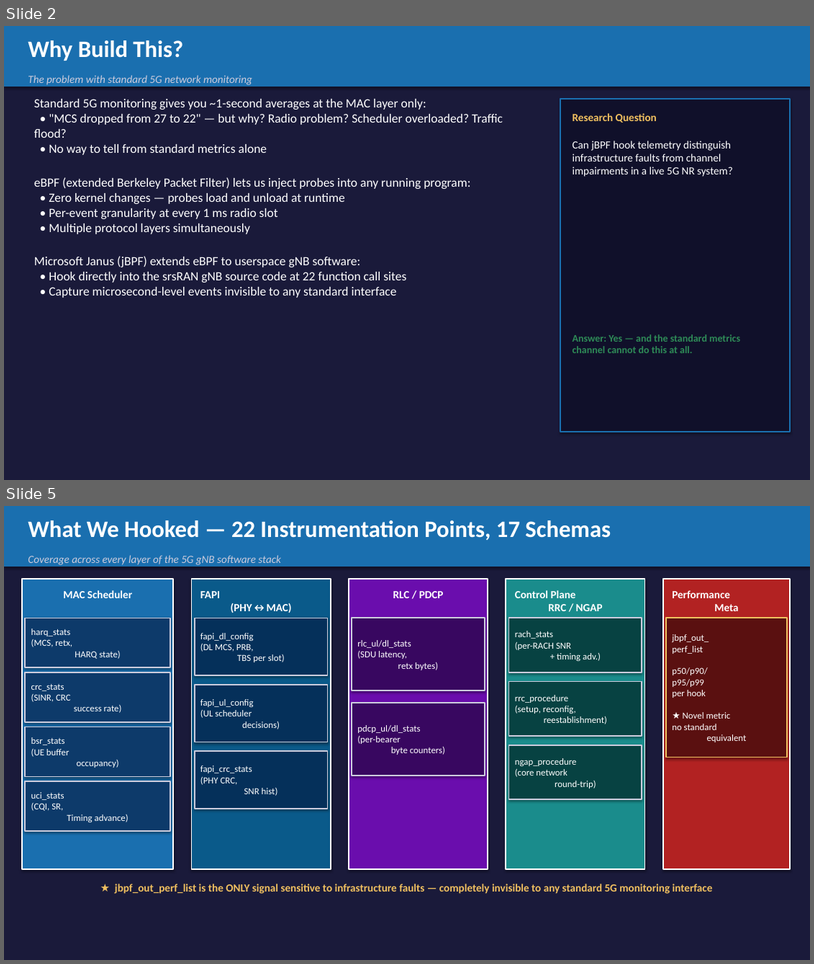
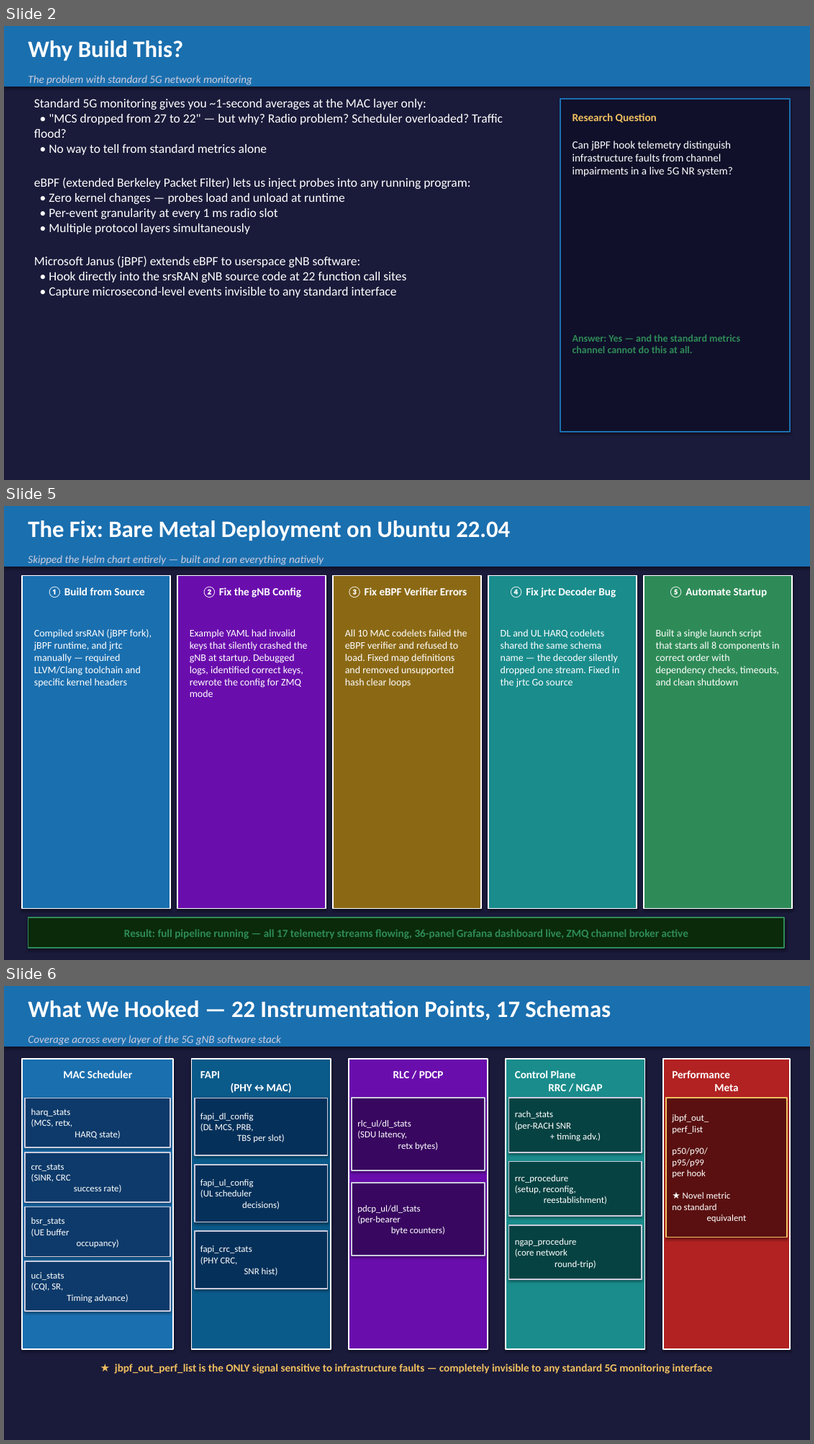
Before and after one commit to MaximBitiu1/srsran-telemetry-pipeline, a slide deck: docs/MIDTERM_PRESENTATION.pptx. Shown one above the other, each under a label of ours: slides 2 and 5 before the commit, slides 2, 5 and 6 after it; the slides between them are not shown. The pictures are 814x964 and 814x1444 pixels, drawn with LibreOffice and Linux fonts; fonts in the diff are those of the drawing. Boxes give left, top, right and bottom in pixels: in the first picture for what was removed or moved away, otherwise in the second. Text is boxed around its words. In the diff, an @@ line names an element or a change of style, - is before the commit and + after.

Commit message:
Add midterm presentation charts, figures, and slide decks
New figures:
- screenshot_grafana1/2.png — live Grafana dashboard screenshots
- screenshot_grc.png        — GNU Radio Companion broker screenshot
- final_system_arch.jpeg    — updated system architecture diagram

Updated figures:
- fig_jbpf_vs_standard.png  — jBPF vs standard metrics comparison
- fig_system_architecture.png
- fig_telemetry_flow.png

Slide decks:
- MidtermPresentation_final.pptx    — final 17-slide midterm deck
- dataset_labels_features_slide.pptx
- jbpf_vs_standard_slides.pptx
- MIDTERM_PRESENTATION.pptx / .html — auto-generated from scripts

Generation scripts:
- generate_diagrams.py
- generate_pptx.py
- generate_presentation.py
- generate_dataset_slide.py
- generate_jbpf_vs_standard_slides.py

```diff
--- a/docs/MIDTERM_PRESENTATION.pptx
+++ b/docs/MIDTERM_PRESENTATION.pptx
@@ slide 5 added at (4, 506, 810, 960), background #1A1A3A @@
@@ rectangle added at (4, 506, 810, 566), fill #1A6FAF @@
@@ text added at (28, 520, 510, 541), 28 pt, text #FFFFFF, bold @@
+The Fix: Bare Metal Deployment on Ubuntu 22.04
@@ text added at (28, 555, 324, 565), 13 pt, text #CCCCDD, italic @@
+Skipped the Helm chart entirely — built and ran everything natively
@@ rectangle added at (22, 576, 170, 908), fill #1A6FAF, outline #FFFFFF 1.5 pt @@
@@ text added at (47, 586, 145, 597), 13 pt, text #FFFFFF, bold @@
+① Build from Source
@@ rectangle added at (178, 576, 326, 908), fill #6A0DAD, outline #FFFFFF 1.5 pt @@
@@ text added at (202, 586, 301, 597), 13 pt, text #FFFFFF, bold @@
+② Fix the gNB Config
@@ rectangle added at (333, 576, 481, 908), fill #8B6914, outline #FFFFFF 1.5 pt @@
@@ text added at (347, 586, 467, 597), 13 pt, text #FFFFFF, bold @@
+③ Fix eBPF Verifier Errors
@@ rectangle added at (489, 576, 637, 908), fill #1A8C8C, outline #FFFFFF 1.5 pt @@
@@ text added at (509, 586, 616, 597), 13 pt, text #FFFFFF, bold @@
+④ Fix jrtc Decoder Bug
@@ rectangle added at (644, 576, 792, 908), fill #2E8B57, outline #FFFFFF 1.5 pt @@
@@ text added at (669, 586, 768, 597), 13 pt, text #FFFFFF, bold @@
+⑤ Automate Startup
@@ text added at (34, 629, 152, 687), 12 pt, text #FFFFFF @@
+Compiled srsRAN (jBPF fork), jBPF runtime, and jrtc manually — required LLVM/Clang toolchain and specific kernel headers
@@ text added at (190, 629, 308, 697), 12 pt, text #FFFFFF @@
+Example YAML had invalid keys that silently crashed the gNB at startup. Debugged logs, identified correct keys, rewrote the config for ZMQ mode
@@ text added at (345, 629, 468, 687), 12 pt, text #FFFFFF @@
+All 10 MAC codelets failed the eBPF verifier and refused to load. Fixed map definitions and removed unsupported hash clear loops
@@ text added at (501, 629, 620, 687), 12 pt, text #FFFFFF @@
+DL and UL HARQ codelets shared the same schema name — the decoder silently dropped one stream. Fixed in the jrtc Go source
@@ text added at (656, 629, 780, 685), 12 pt, text #FFFFFF @@
+Built a single launch script that starts all 8 components in correct order with dependency checks, timeouts, and clean shutdown
@@ rectangle added at (28, 917, 784, 947), fill #0A2A0A, outline #2E8B57 1.5 pt, 13 pt, text #2E8B57, bold @@
+Result: full pipeline running — all 17 telemetry streams flowing, 36-panel Grafana dashboard live, ZMQ channel broker active
@@ what was slide 5 is now slide 6 @@
```
Also in this commit, not shown: 2 slides changed, 6 other slides added, 4 slides removed, 16 other files.
